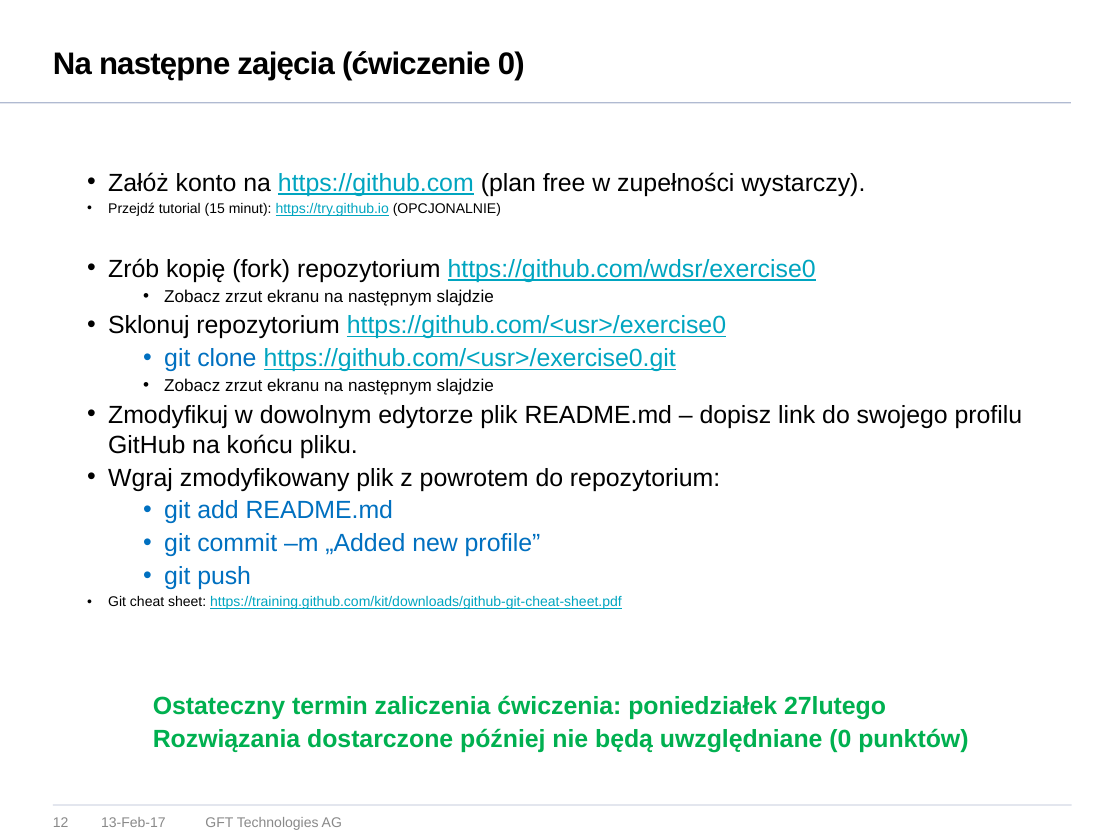
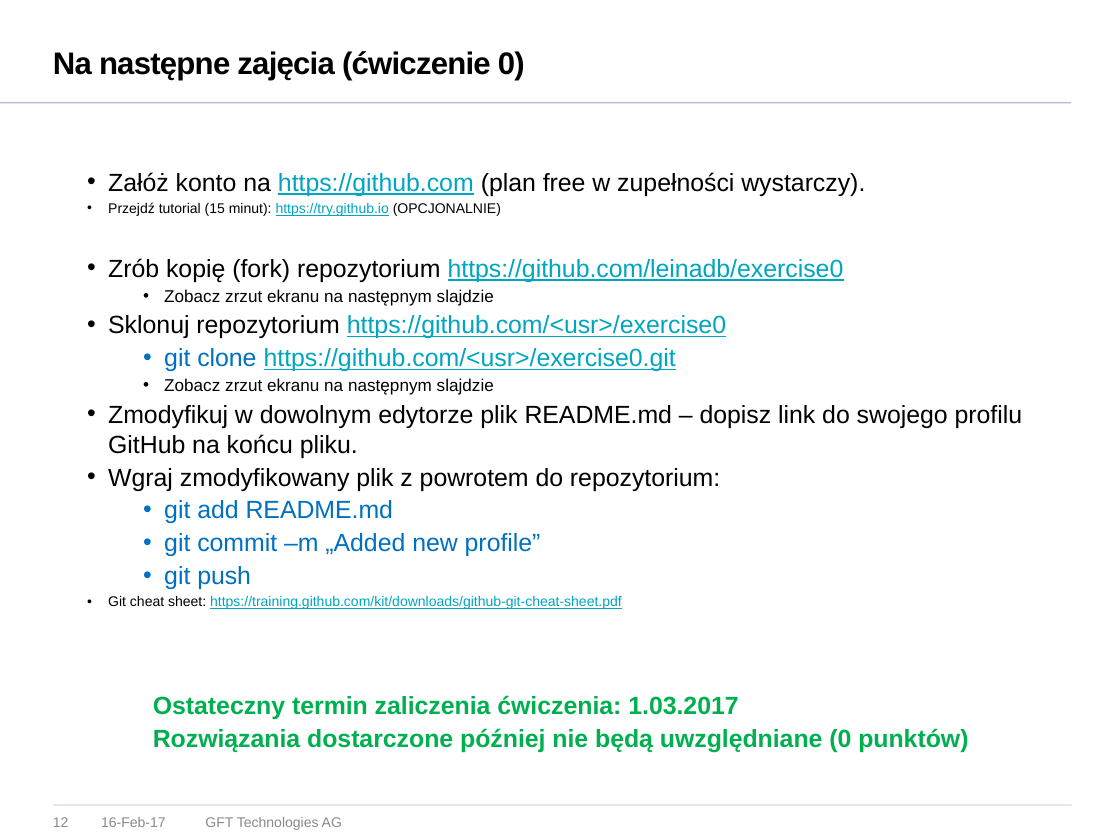
Before and after one commit to vego1mar/exercise0, a slide deck: slide 12 of WDSR - zarys programu.pptx. Drawn at 1120x840 pixels with LibreOffice and Linux fonts; fonts in the diff are those of the drawing; background and template pictures are left out. Boxes give left, top, right and bottom in pixels: in the first picture for what was removed or moved away, otherwise in the second. Text is boxed around its words. In the diff, an @@ line names an element or a change of style, - is before the commit and + after.

```diff
--- a/WDSR - zarys programu.pptx
+++ b/WDSR - zarys programu.pptx
@@ text at (x1=108, y1=258, x2=844, y2=282): text changed @@
-• Zrób kopię (fork) repozytorium https://github.com/wdsr/exercise0
+• Zrób kopię (fork) repozytorium https://github.com/leinadb/exercise0
@@ text at (x1=153, y1=695, x2=738, y2=719): text changed @@
-Ostateczny termin zaliczenia ćwiczenia: poniedziałek 27lutego
+Ostateczny termin zaliczenia ćwiczenia: 1.03.2017
@@ text at (x1=101, y1=817, x2=166, y2=827): text changed @@
-13-Feb-17
+16-Feb-17
```
Also in this commit, not shown: 13 other slides changed.
